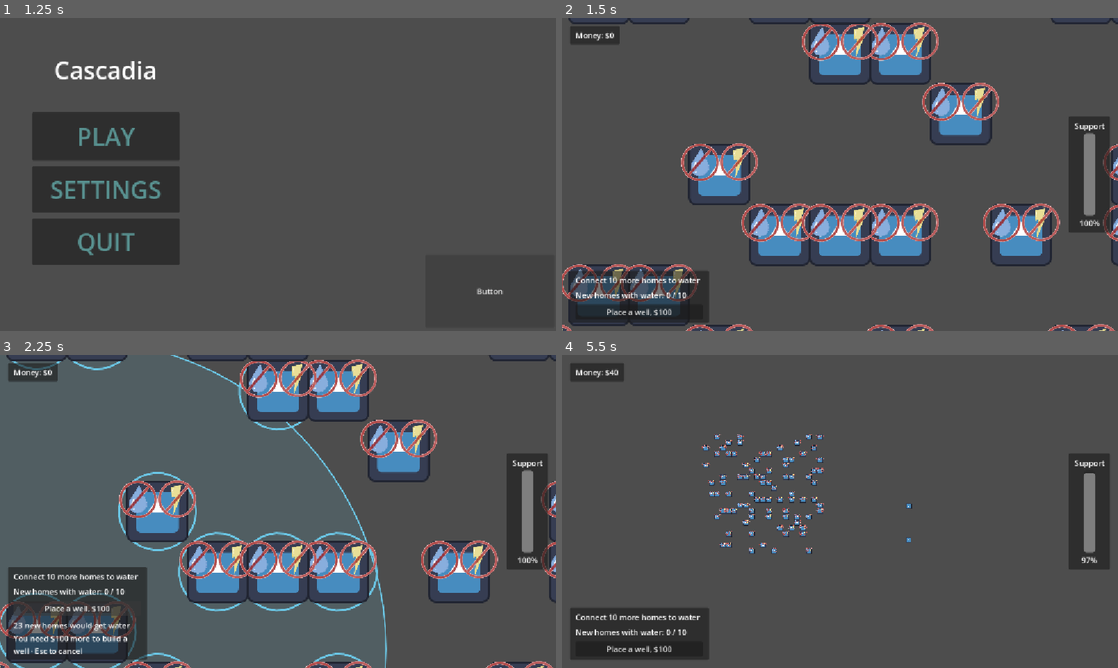
Above: before the commit, frames 1-4 (two rows, left to right).
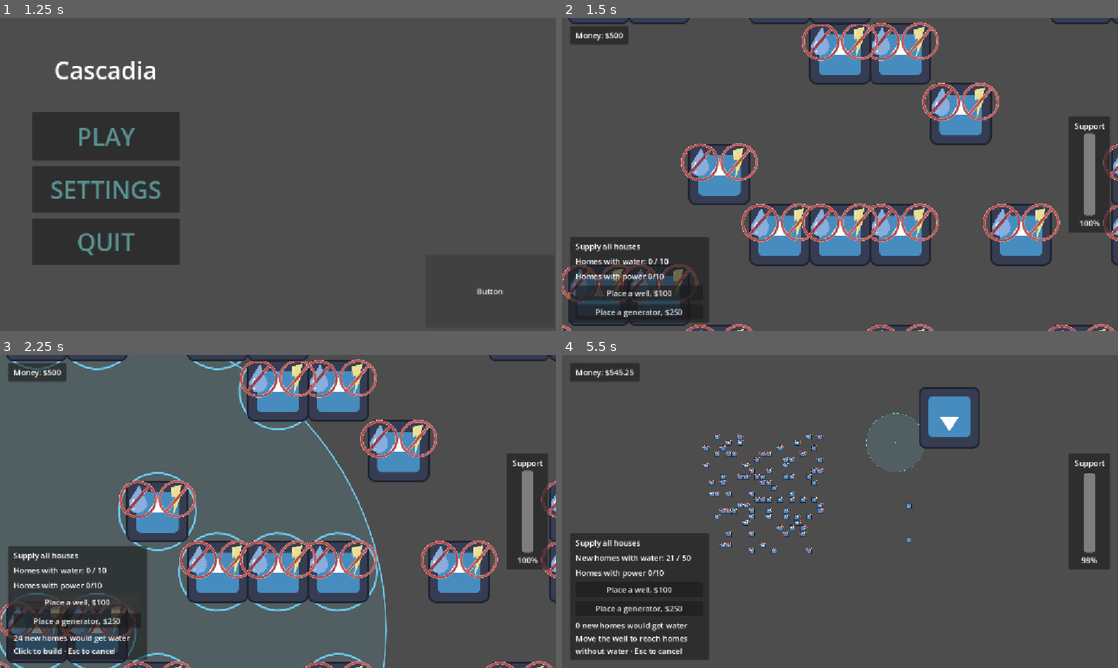
Above: after the commit, the same moments.

Repository: vini-44/cascadia-bounce-back
Game: Godot game, scene res://scenes/main_menu.tscn
Same seed, same stepped clock (60 frames per second), same inputs: the game is played once before the commit and once after it. The engine's default icon, where the game draws it, is replaced by a stand-in: a white triangle on a blue panel in a dark square.
Inputs (mouse positions are in pixels of both pictures, inside the frame that each line leads up to):
- Up to frame 1 (1.25 s): click "Button" at 0.5 s
- Up to frame 2 (1.5 s): click "PLAY" at 1.25 s
- Up to frame 3 (2.25 s): click "Place a well, $100" at 2 s
- Up to frame 4 (5.5 s): click (639, 621) at 2.75 s, where only the run after the commit has a clickable "Place a generator, $250"; tap Enter at 3.5, 5 s; move the mouse to (962, 495) at 3.52 s; hold Right (ui_right) 3.53-4.28 s; hold B (place_well) 3.53-4.28 s; click (962, 495) at 3.67 s; move the mouse to (728, 527) at 4.27 s; hold Down (ui_down) 4.28-5.03 s; tap Q (Zoom in) at 4.35 s; click (728, 527) at 4.42 s; tap B (place_well) at 4.55, 5.3 s; move the mouse to (895, 442) at 5.02 s; hold Right (ui_right) from 5.03 s (still down); hold E (Zoom out) from 5.03 s (still down); click (895, 442) at 5.17 s

Frame 1 is identical in both runs. In frame 2, 3.9% of the frame differs, in the area x 1-27%, y 2-96%; in frame 3, 4.8%; in frame 4, 8.5%, in the area x 1-95%, y 2-96%.

Commit message:
untanglesd

Diff:
--- /dev/null
+++ b/scenes/build_well.gd
@@ -0,0 +1,111 @@
+extends Button
+
+const WELL_TEMPLATE := preload("res://scenes/well_template.tscn")
+const StatsHUD = preload("res://scripts/stats_hud.gd")
+const WELL_COST := 100
+const WATER_GOAL := 50
+
+var connected_homes := 0
+var placing_well := false
+var preview_position := Vector2.ZERO
+var preview_houses: Array[Node2D] = []
+var dry_houses: Array[Node2D] = []
+
+@onready var starting_well: Node2D = owner.get_node("well")
+@onready var well_range: CollisionShape2D = starting_well.get_node("well_area/well_range")
+@onready var hud: StatsHUD = owner.get_node("HUD")
+
+@onready var target_canvas: Node2D = owner
+
+func _ready():
+	dry_houses.assign(owner.house_list)
+	target_canvas.draw.connect(_on_target_draw)
+
+	#hud.setup_round(WELL_COST, WATER_GOAL)
+
+func _process(delta: float) -> void:
+	if placing_well:
+		_update_preview()
+		target_canvas.queue_redraw()
+
+
+
+
+func _unhandled_input(event: InputEvent) -> void:
+	if owner.round_finished:
+		return
+	if event.is_action_pressed("place_well") and not event.is_echo():
+		toggle_placement()
+	elif placing_well and event.is_action_pressed("ui_cancel"):
+		_cancel_placement()
+	elif placing_well and event is InputEventMouseButton and event.pressed and event.button_index == MOUSE_BUTTON_LEFT:
+		var click_position: Vector2 = get_viewport().get_canvas_transform().affine_inverse() * event.position
+		_try_build_well(click_position)
+	else:
+		return
+	get_viewport().set_input_as_handled()
+
+func toggle_placement() -> void:
+	if owner.round_finished:
+		return
+	if placing_well:
+		_cancel_placement()
+	else:
+		placing_well = true
+		_update_preview()
+
+func _update_preview() -> void:
+	preview_position = owner.get_global_mouse_position()
+	preview_houses = _houses_in_well_range(preview_position)
+	hud.show_preview(preview_houses.size(), maxf(0.0, WELL_COST - float(owner.get_meta("money"))))
+	queue_redraw()
+
+func _cancel_placement() -> void:
+	placing_well = false
+	preview_houses.clear()
+	hud.hide_preview()
+	queue_redraw()
+
+func _try_build_well(at: Vector2) -> void:
+	var newly_served := _houses_in_well_range(at)
+	if newly_served.is_empty() or owner.get_meta("money") < WELL_COST:
+		return
+	var well := WELL_TEMPLATE.instantiate() as Node2D
+	add_child(well)
+	well.global_position = at
+	set_meta("money", owner.get_meta("money") - WELL_COST)
+	_connect_houses(newly_served)
+	connected_homes += newly_served.size()
+	hud.show_progress(connected_homes, WATER_GOAL)
+	_cancel_placement()
+
+	#if connected_homes >= WATER_GOAL:
+		#owner._finish_round(true)
+
+func _houses_in_well_range(at: Vector2) -> Array[Node2D]:
+	var served: Array[Node2D] = []
+	var coverage := well_range.global_transform
+	coverage.origin += at - starting_well.global_position
+	for house in dry_houses:
+		var house_range: CollisionShape2D = house.get_node("house_area/house_range")
+		if well_range.shape.collide(coverage, house_range.shape, house_range.global_transform):
+			served.append(house)
+	return served
+
+func _connect_houses(houses: Array[Node2D]) -> void:
+	for house in houses:
+		dry_houses.erase(house)
+		house.set_meta("water", true)
+		house.get_node("water_icon").hide()
+
+func _on_target_draw() -> void:
+	if not placing_well:
+		return
+	var center := (preview_position + well_range.global_position - starting_well.global_position)
+	var radius := (well_range.shape as CircleShape2D).radius * well_range.scale.x
+	var accent := Color(0.42, 0.78, 0.90)
+	target_canvas.draw_circle(center, radius, Color(accent, 0.14))
+	target_canvas.draw_arc(center, radius, 0, TAU, 96, accent, 3.0, true)
+	target_canvas.draw_circle(center, 10.0, accent)
+	for house in preview_houses:
+		target_canvas.draw_arc((house.global_position), 80.0, 0, TAU, 32, accent, 4.0, true)
--- a/scenes/world_map.tscn
+++ b/scenes/world_map.tscn
@@ -4,13 +4,14 @@
 [ext_resource type="Script" uid="uid://bpoc40q5e2vf3" path="res://scripts/player.gd" id="3_pls23"]
 [ext_resource type="Script" uid="uid://d3310jpvmp4lj" path="res://scripts/stats_hud.gd" id="3_stats"]
 [ext_resource type="PackedScene" uid="uid://34ovja2nt2bk" path="res://scenes/well_template.tscn" id="4_pls23"]
+[ext_resource type="Script" uid="uid://c2shftykxch4c" path="res://scenes/build_well.gd" id="4_sh0tg"]
 [ext_resource type="PackedScene" uid="uid://c6sgyp5ewcqge" path="res://scenes/generator_template.tscn" id="5_qj3iy"]
 
 [node name="World" type="Node2D" unique_id=843234056]
 script = ExtResource("1_u82pb")
 metadata/support = 100
-metadata/money = 0
-metadata/max_teams = 0
+metadata/money = 500
+metadata/max_teams = 3
 metadata/used_teams = 0
 
 [node name="player" type="CharacterBody2D" parent="." unique_id=1351970569]
@@ -110,21 +111,31 @@
 layout_mode = 2
 theme_override_constants/separation = 8
 
-[node name="WaterObjective" type="Label" parent="HUD/BuildPanel/Padding/Details" unique_id=1433458094]
+[node name="Objective" type="Label" parent="HUD/BuildPanel/Padding/Details" unique_id=1433458094]
 unique_name_in_owner = true
 layout_mode = 2
-text = "Connect 10 more homes to water"
+text = "Supply all houses"
 
 [node name="WaterProgress" type="Label" parent="HUD/BuildPanel/Padding/Details" unique_id=263591710]
 unique_name_in_owner = true
 layout_mode = 2
-text = "New homes with water: 0 / 10"
+text = "Homes with water: 0 / 10"
+
+[node name="PowerProgress" type="Label" parent="HUD/BuildPanel/Padding/Details" unique_id=1618452479]
+layout_mode = 2
+text = "Homes with power 0/10"
 
 [node name="BuildWell" type="Button" parent="HUD/BuildPanel/Padding/Details" unique_id=1669792268]
 unique_name_in_owner = true
 layout_mode = 2
 tooltip_text = "B: Place a well"
 text = "Place a well, $100"
+script = ExtResource("4_sh0tg")
+
+[node name="BuildGen" type="Button" parent="HUD/BuildPanel/Padding/Details" unique_id=1199396614]
+layout_mode = 2
+tooltip_text = "B: Place a well"
+text = "Place a generator, $250"
 
 [node name="PreviewDetails" type="VBoxContainer" parent="HUD/BuildPanel/Padding/Details" unique_id=29191601]
 unique_name_in_owner = true
@@ -180,5 +191,5 @@
 [node name="generator" parent="." unique_id=1917306848 instance=ExtResource("5_qj3iy")]
 position = Vector2(3188, 1006)
 
-[connection signal="pressed" from="HUD/BuildPanel/Padding/Details/BuildWell" to="." method="toggle_placement"]
+[connection signal="pressed" from="HUD/BuildPanel/Padding/Details/BuildWell" to="HUD/BuildPanel/Padding/Details/BuildWell" method="toggle_placement"]
 [connection signal="pressed" from="HUD/ResultScreen/ResultPanel/Padding/Result/Retry" to="." method="restart_round"]
--- a/scripts/stats_hud.gd
+++ b/scripts/stats_hud.gd
@@ -1,17 +1,17 @@
 extends CanvasLayer
 
-@onready var money_label: Label = %MoneyLabel
-@onready var support_bar: ProgressBar = %SupportBar
-@onready var support_value: Label = %SupportValue
-@onready var objective: Label = %WaterObjective
-@onready var progress: Label = %WaterProgress
-@onready var build_button: Button = %BuildWell
-@onready var preview_details: VBoxContainer = %PreviewDetails
-@onready var preview_count: Label = %PreviewCount
-@onready var preview_hint: Label = %PreviewHint
-@onready var result_screen: CenterContainer = %ResultScreen
-@onready var result_message: Label = %ResultMessage
-@onready var retry_button: Button = %Retry
+@onready var money_label: Label = $MoneyPanel/Padding/MoneyLabel
+@onready var support_bar: ProgressBar = $SupportPanel/Padding/Stats/SupportBar
+@onready var support_value: Label = $SupportPanel/Padding/Stats/SupportValue
+@onready var objective: Label = $BuildPanel/Padding/Details/Objective
+@onready var progress: Label = $BuildPanel/Padding/Details/WaterProgress
+@onready var build_button: Button = $BuildPanel/Padding/Details/BuildWell
+@onready var preview_details: VBoxContainer = $BuildPanel/Padding/Details/PreviewDetails
+@onready var preview_count: Label = $BuildPanel/Padding/Details/PreviewDetails/PreviewCount
+@onready var preview_hint: Label = $BuildPanel/Padding/Details/PreviewDetails/PreviewHint
+@onready var result_screen: CenterContainer = $ResultScreen
+@onready var result_message: Label = $ResultScreen/ResultPanel/Padding/Result/ResultMessage
+@onready var retry_button: Button = $ResultScreen/ResultPanel/Padding/Result/Retry
 
 func _ready() -> void:
 	support_bar.value_changed.connect(_update_support_value)
@@ -34,7 +34,6 @@
 	return "$%d" % amount if is_equal_approx(amount, floorf(amount)) else "$%.2f" % amount
 
 func setup_round(cost: int, goal: int) -> void:
-	objective.text = "Connect %d more homes to water" % goal
 	build_button.text = "Place a well, $%d" % cost
 	show_progress(0, goal)
 
--- a/scripts/world.gd
+++ b/scripts/world.gd
@@ -1,38 +1,24 @@
 extends Node2D
-
-const WELL_TEMPLATE := preload("res://scenes/well_template.tscn")
-const StatsHUD = preload("res://scripts/stats_hud.gd")
-const WELL_COST := 100
-const WATER_GOAL := 10
 const DAY_SECONDS := 2.0
+var round_finished := false
 
 var day_elapsed := 0.0
 var day = 0
-var connected_homes := 0
-var placing_well := false
-var round_finished := false
-var preview_position := Vector2.ZERO
-var preview_houses: Array[Node2D] = []
 
 var occupied_positions: Dictionary = {}
 
 var house_list: Array[Node2D]
-var dry_houses: Array[Node2D] = []
 
 const house_template = preload("res://scenes/house_template.tscn")
+const StatsHUD = preload("res://scripts/stats_hud.gd")
 var rng = RandomNumberGenerator.new()
 
-@onready var starting_well: Node2D = $well
-@onready var well_range: CollisionShape2D = $well/well_area/well_range
 @onready var hud: StatsHUD = $HUD
 
 func _ready():
 	spawn_houses(100,10,125)
-	dry_houses.assign(house_list)
-	for node in get_children():
-		if node is Node2D and node.is_in_group("well"):
-			_connect_houses(_houses_in_well_range(node.global_position))
-	hud.setup_round(WELL_COST, WATER_GOAL)
+	%BuildWell.dry_houses.assign(house_list)
+
 
 func spawn_houses(max_house:int, size: int, grid_size:int) -> void:
 
@@ -63,8 +49,6 @@
 		day_elapsed -= DAY_SECONDS
 		day_event()
 		day += 1
-	if placing_well:
-		_update_preview()
 
 func _physics_process(delta: float) -> void:
 	for current_house in house_list:
@@ -120,90 +104,12 @@
 		house.set_meta("power", has_power)
 		power_icon.visible = not has_power
 
-func _unhandled_input(event: InputEvent) -> void:
-	if round_finished:
-		return
-	if event.is_action_pressed("place_well") and not event.is_echo():
-		toggle_placement()
-	elif placing_well and event.is_action_pressed("ui_cancel"):
-		_cancel_placement()
-	elif placing_well and event is InputEventMouseButton and event.pressed and event.button_index == MOUSE_BUTTON_LEFT:
-		var click_position: Vector2 = get_viewport().get_canvas_transform().affine_inverse() * event.position
-		_try_build_well(click_position)
-	else:
-		return
-	get_viewport().set_input_as_handled()
-
-func toggle_placement() -> void:
-	if round_finished:
-		return
-	if placing_well:
-		_cancel_placement()
-	else:
-		placing_well = true
-		_update_preview()
-
-func _update_preview() -> void:
-	preview_position = get_global_mouse_position()
-	preview_houses = _houses_in_well_range(preview_position)
-	hud.show_preview(preview_houses.size(), maxf(0.0, WELL_COST - float(get_meta("money"))))
-	queue_redraw()
-
-func _cancel_placement() -> void:
-	placing_well = false
-	preview_houses.clear()
-	hud.hide_preview()
-	queue_redraw()
-
-func _try_build_well(at: Vector2) -> void:
-	var newly_served := _houses_in_well_range(at)
-	if newly_served.is_empty() or get_meta("money") < WELL_COST:
-		return
-	var well := WELL_TEMPLATE.instantiate() as Node2D
-	add_child(well)
-	well.global_position = at
-	set_meta("money", get_meta("money") - WELL_COST)
-	_connect_houses(newly_served)
-	connected_homes += newly_served.size()
-	hud.show_progress(connected_homes, WATER_GOAL)
-	_cancel_placement()
-	if connected_homes >= WATER_GOAL:
-		_finish_round(true)
-
-func _houses_in_well_range(at: Vector2) -> Array[Node2D]:
-	var served: Array[Node2D] = []
-	var coverage := well_range.global_transform
-	coverage.origin += at - starting_well.global_position
-	for house in dry_houses:
-		var house_range: CollisionShape2D = house.get_node("house_area/house_range")
-		if well_range.shape.collide(coverage, house_range.shape, house_range.global_transform):
-			served.append(house)
-	return served
-
-func _connect_houses(houses: Array[Node2D]) -> void:
-	for house in houses:
-		dry_houses.erase(house)
-		house.set_meta("water", true)
-		house.get_node("water_icon").hide()
-
-func _draw() -> void:
-	if not placing_well:
-		return
-	var center := to_local(preview_position + well_range.global_position - starting_well.global_position)
-	var radius := (well_range.shape as CircleShape2D).radius * well_range.scale.x
-	var accent := Color(0.42, 0.78, 0.90)
-	draw_circle(center, radius, Color(accent, 0.14))
-	draw_arc(center, radius, 0, TAU, 96, accent, 3.0, true)
-	draw_circle(center, 10.0, accent)
-	for house in preview_houses:
-		draw_arc(to_local(house.global_position), 80.0, 0, TAU, 32, accent, 4.0, true)
-
 func _finish_round(won: bool) -> void:
 	round_finished = true
-	_cancel_placement()
+	%BuildWell._cancel_placement()
 	$player.process_mode = Node.PROCESS_MODE_DISABLED
 	set_physics_process(false)
-	hud.show_result(won, connected_homes, WATER_GOAL)
+	hud.show_result(won, %BuildWell.connected_homes, %BuildWell.WATER_GOAL)
 
 func restart_round() -> void:
-	get_tree().reload_current_scene()
+	get_tree().change_scene_to_file("res://scenes/main_menu.tscn")
Not shown, added: scenes/build_well.gd.uid
